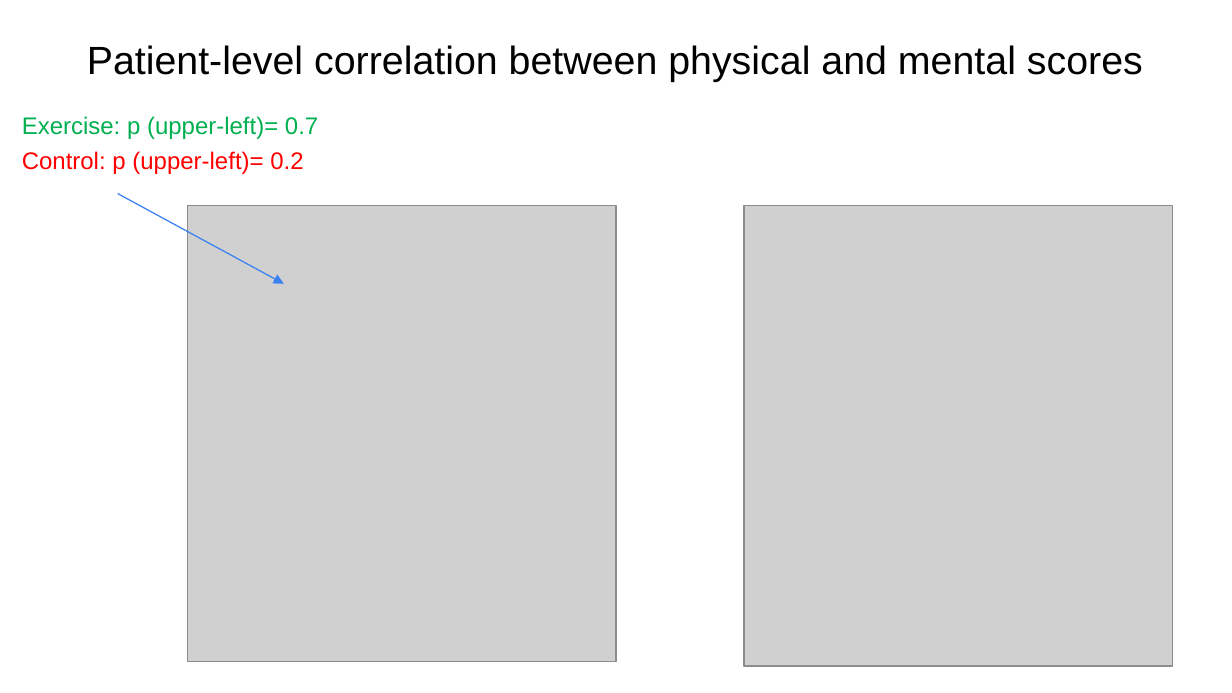
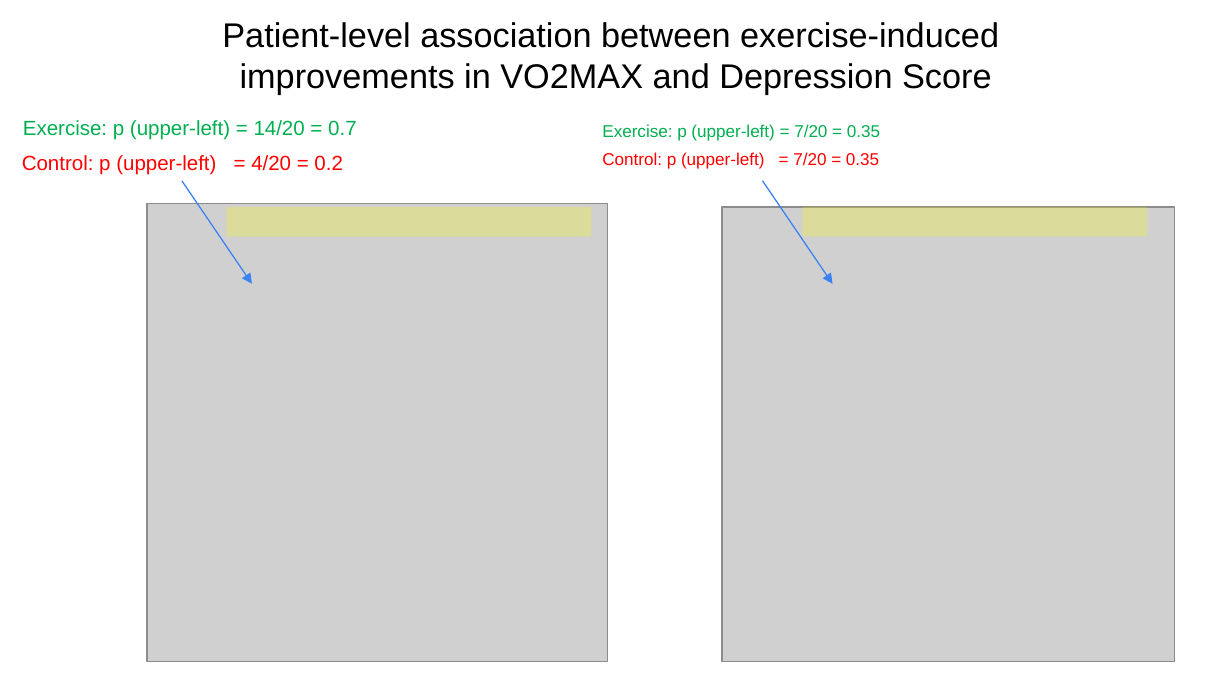
Before and after one commit to Oren-BenA/EDA_Exercise_Mental, a slide deck: slide 13 of EDA_04-07-2023_0_57.pptx. Drawn at 1232x693 pixels with LibreOffice and Linux fonts; fonts in the diff are those of the drawing; grey boxes stand for pictures. Boxes give left, top, right and bottom in pixels: in the first picture for what was removed or moved away, otherwise in the second. Text is boxed around its words. In the diff, an @@ line names an element or a change of style, - is before the commit and + after.

```diff
--- a/EDA_04-07-2023_0_57.pptx
+++ b/EDA_04-07-2023_0_57.pptx
@@ title at [222,22,999,94]: text changed; size 23 to 20 pt @@
-Patient-level correlation between physical and mental scores
+Patient-level association between exercise-induced
+improvements in VO2MAX and Depression Score
@@ text at [23,120,356,140]: text changed; size 14 to 12 pt @@
-Exercise: p (upper-left)= 0.7
+Exercise: p (upper-left) = 14/20 = 0.7
@@ text at [22,155,342,175]: text changed; size 14 to 12 pt @@
-Control: p (upper-left)= 0.2
+Control: p (upper-left) = 4/20 = 0.2
@@ picture: place and size @@
-picture at [187,206,616,662]
+picture at [147,203,607,662]
@@ arrow moved from (118, 193) - (283, 283) to (182, 181) - (251, 283) @@
@@ rectangle added at [227,207,591,237], fill #FFFF00 at 25% opacity @@
@@ picture: place and size @@
-picture at [744,206,1173,667]
+picture at [722,207,1174,662]
@@ group added at [602,124,1147,283]: 2 texts, 1 arrow, 1 rectangle @@
+Control: p (upper-left) = 7/20 = 0.35
+Exercise: p (upper-left) = 7/20 = 0.35
```
Also in this commit, not shown: 5 other slides changed, 2 other files.
